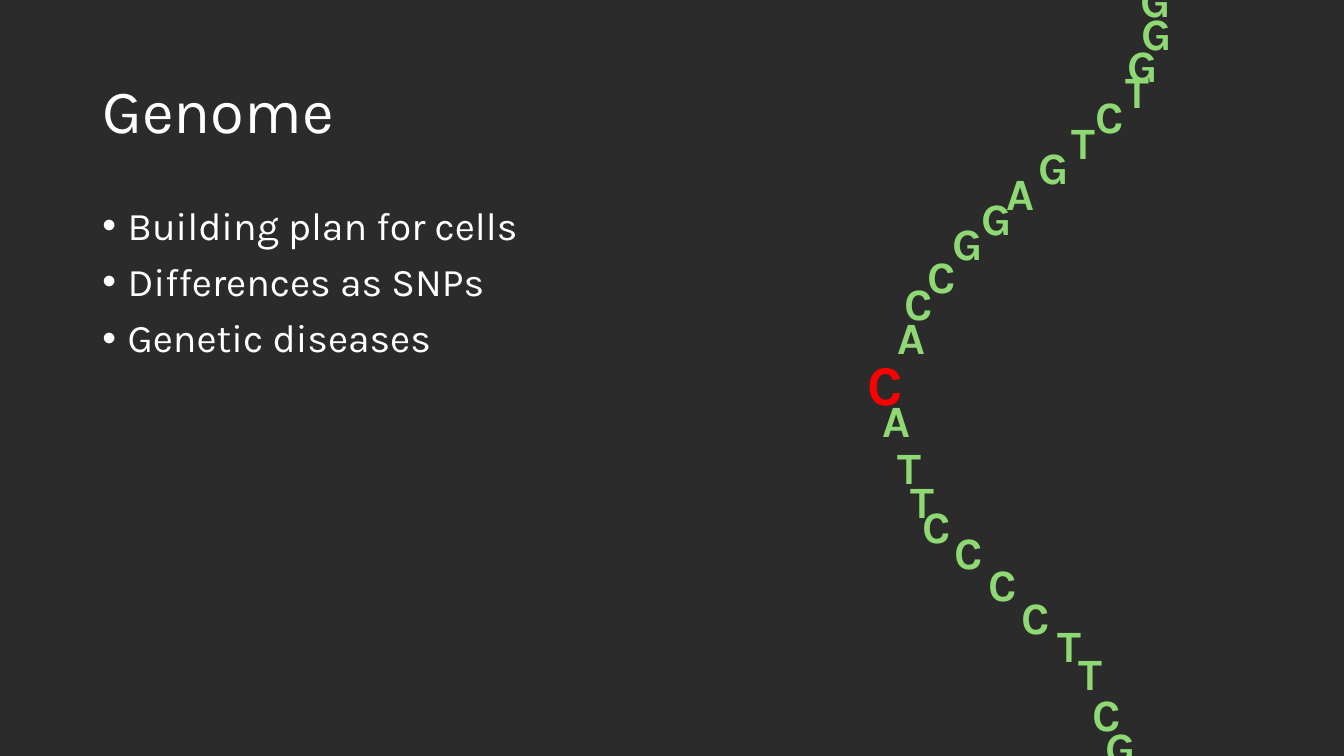
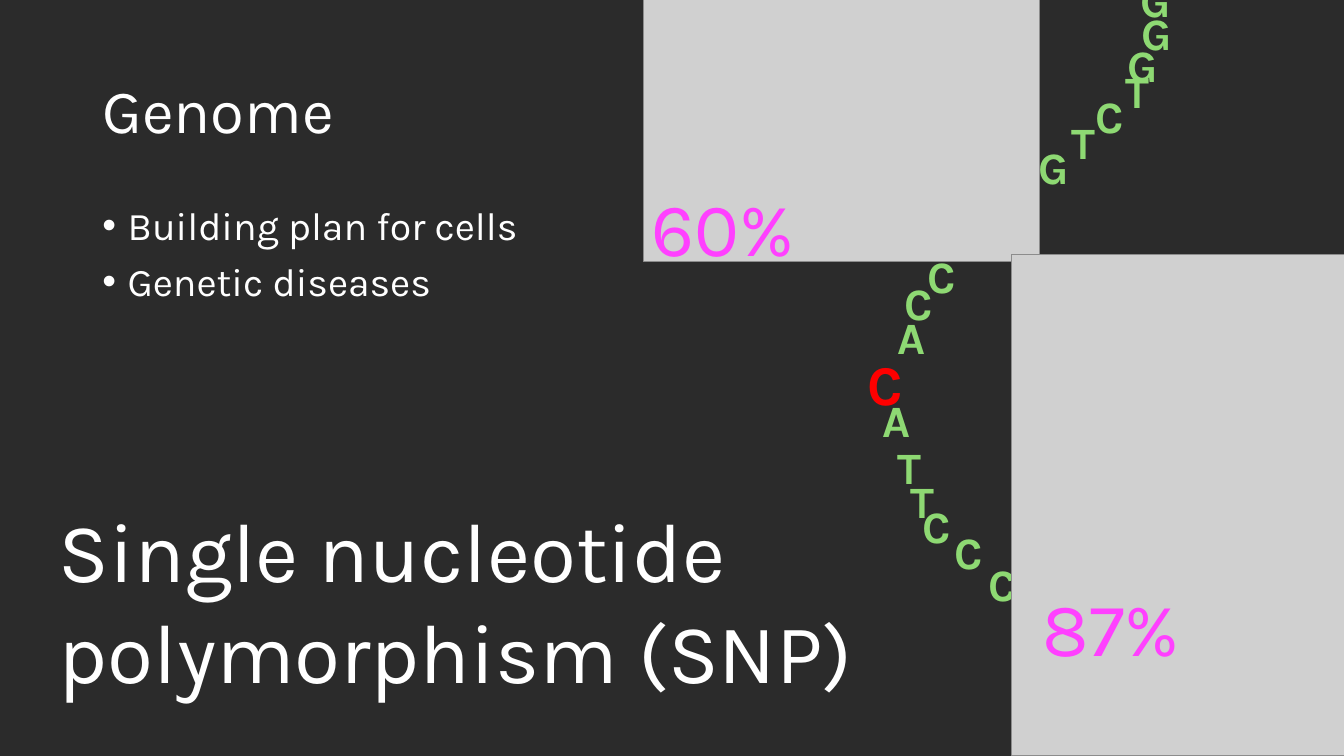
Before and after one commit to us-ja/GWAS_Internship_2025, a slide deck: slide 2 of Presentation/End_of_internship.pptx. Drawn at 1344x756 pixels with LibreOffice and Linux fonts; fonts in the diff are those of the drawing; grey boxes stand for pictures; background and template pictures are left out; a plain dark background stands for a picture behind light text. Boxes give left, top, right and bottom in pixels: in the first picture for what was removed or moved away, otherwise in the second. Text is boxed around its words. In the diff, an @@ line names an element or a change of style, - is before the commit and + after.

```diff
--- a/Presentation/End_of_internship.pptx
+++ b/Presentation/End_of_internship.pptx
@@ picture added at [644, 0, 1041, 262] @@
@@ text added at [652, 207, 795, 275], 54 pt, text #FF40FF @@
+60%
@@ text at [128, 269, 484, 297]: paragraph removed @@
-• Differences as SNPs
@@ picture added at [1012, 255, 1344, 756] @@
@@ text added at [59, 524, 852, 703], 60 pt, text #FFFFFF @@
+Single nucleotide polymorphism (SNP)
@@ text added at [1043, 607, 1180, 657], 54 pt, text #FF40FF @@
+87%
@@ text removed at [1057, 633, 1081, 666] @@
-T
@@ text removed at [1078, 661, 1102, 690] @@
-T
@@ text removed at [1093, 701, 1121, 742] @@
-C
```
Also in this commit, not shown: 2 other slides changed, 1 slide added.
